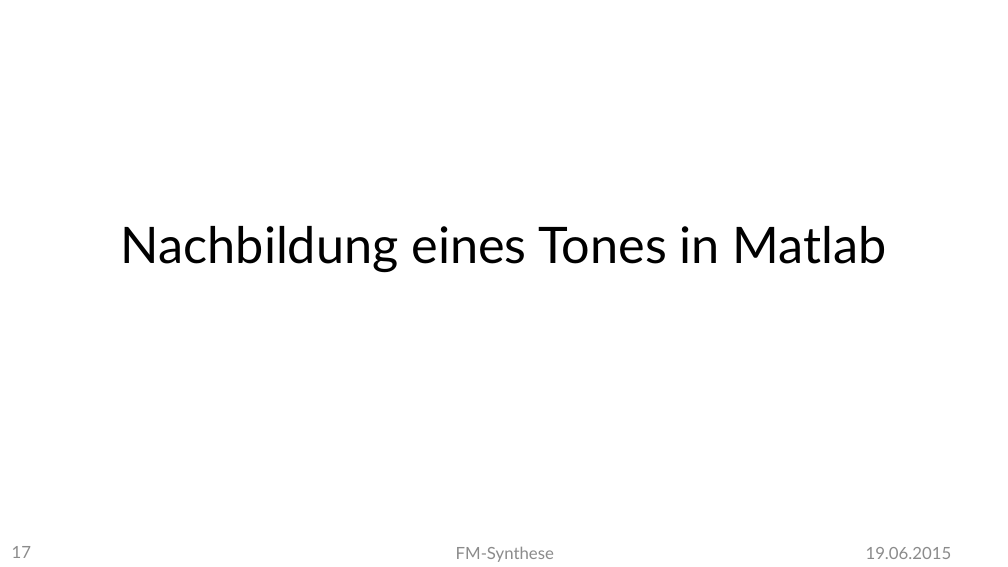
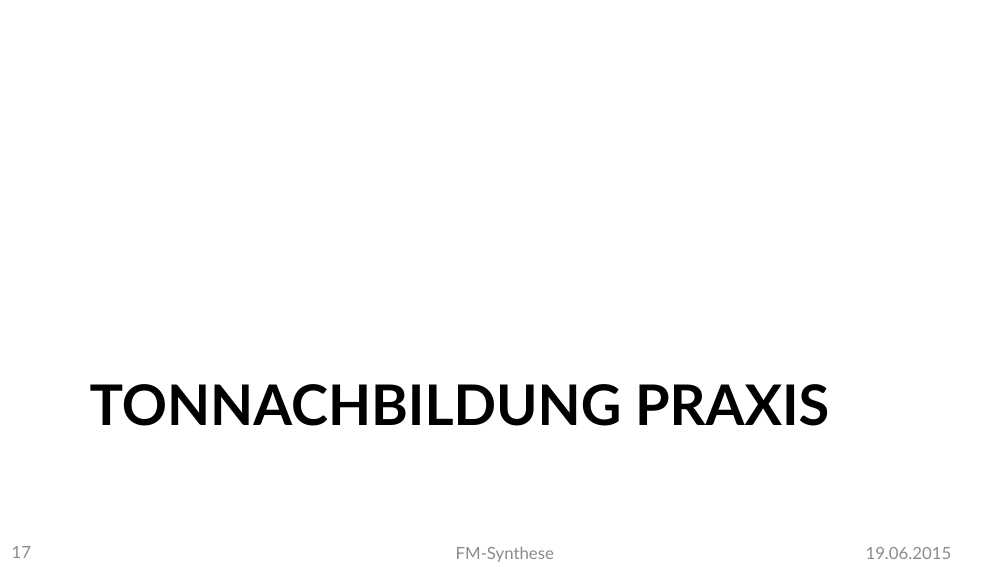
Before and after one commit to MBulli/VSeminar, a slide deck: slide 17 of Praesentation/FMSynthese-Gary.pptx. Drawn at 1008x567 pixels with LibreOffice and Linux fonts; fonts in the diff are those of the drawing; background and template pictures are left out. Boxes give left, top, right and bottom in pixels: in the first picture for what was removed or moved away, otherwise in the second. Text is boxed around its words. In the diff, an @@ line names an element or a change of style, - is before the commit and + after.

```diff
--- a/Praesentation/FMSynthese-Gary.pptx
+++ b/Praesentation/FMSynthese-Gary.pptx
@@ title removed at (121,226,887,272) @@
-Nachbildung eines Tones in Matlab
@@ title added at (90,384,829,426), 40 pt, text #000000, bold @@
+TONNACHBILDUNG PRAXIS
```
Also in this commit, not shown: 5 other slides changed, 1 slide added, 1 slide removed, 4 other files.
